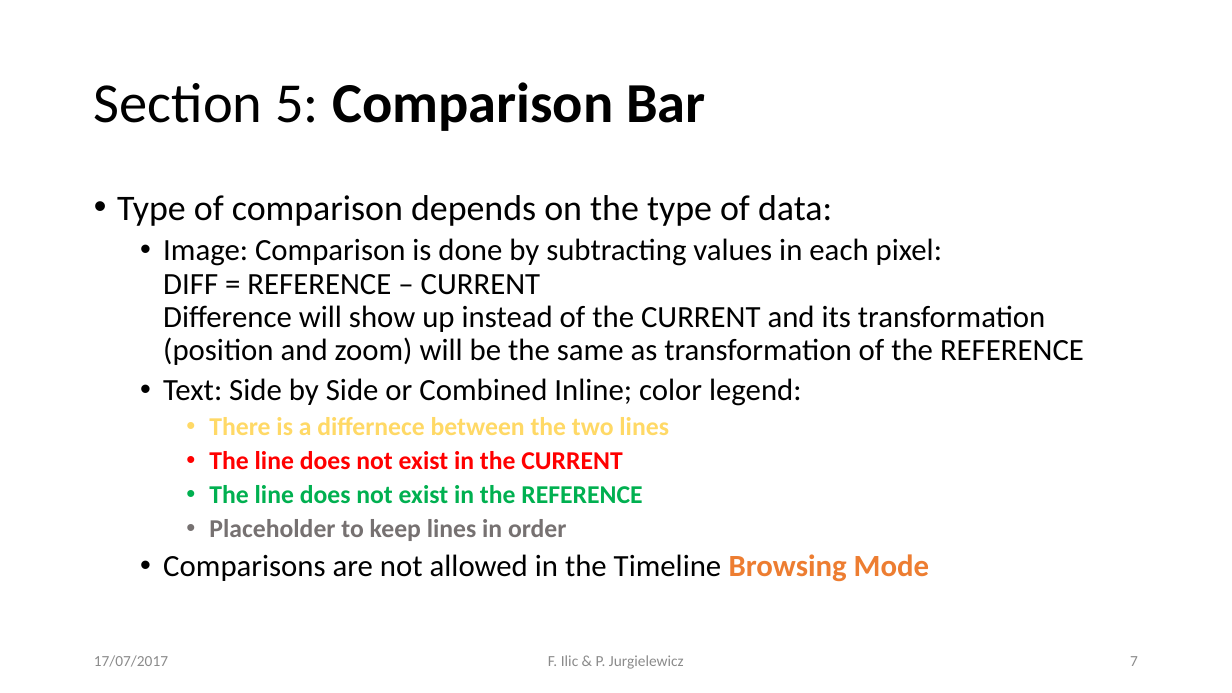
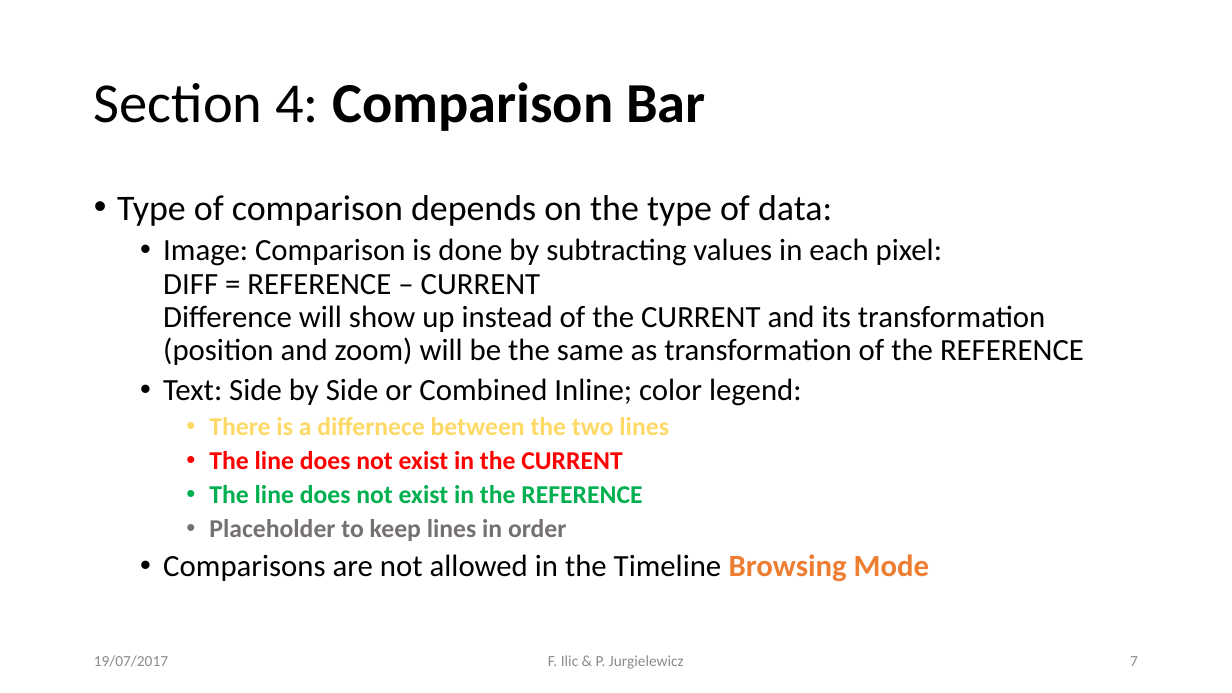
Before and after one commit to sroychow/cmsTrackerMaps, a slide deck: slide 7 of doc/tkmap_manual.pptx. Drawn at 1232x693 pixels with LibreOffice and Linux fonts; fonts in the diff are those of the drawing. Boxes give left, top, right and bottom in pixels: in the first picture for what was removed or moved away, otherwise in the second. Text is boxed around its words. In the diff, an @@ line names an element or a change of style, - is before the commit and + after.

```diff
--- a/doc/tkmap_manual.pptx
+++ b/doc/tkmap_manual.pptx
@@ title at [94, 82, 705, 131]: text changed @@
-Section 5: Comparison Bar
+Section 4: Comparison Bar
@@ text at [94, 655, 168, 667]: text changed @@
-17/07/2017
+19/07/2017
```
Also in this commit, not shown: 12 other slides changed, 6 other files.
